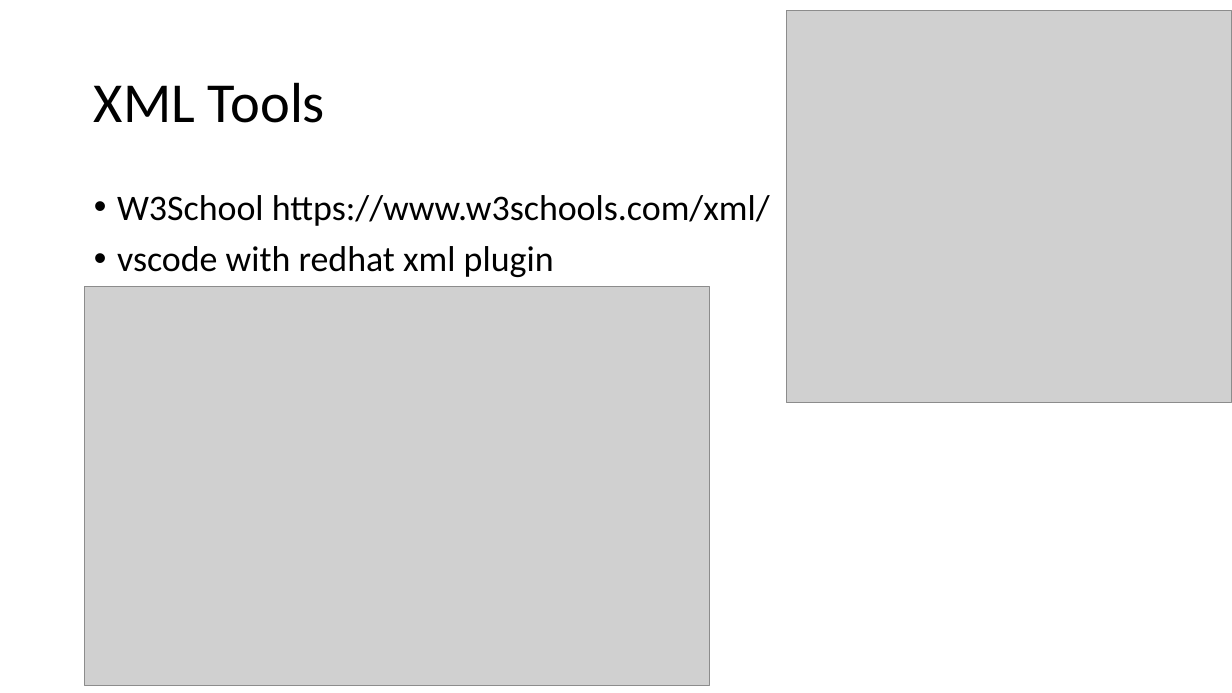
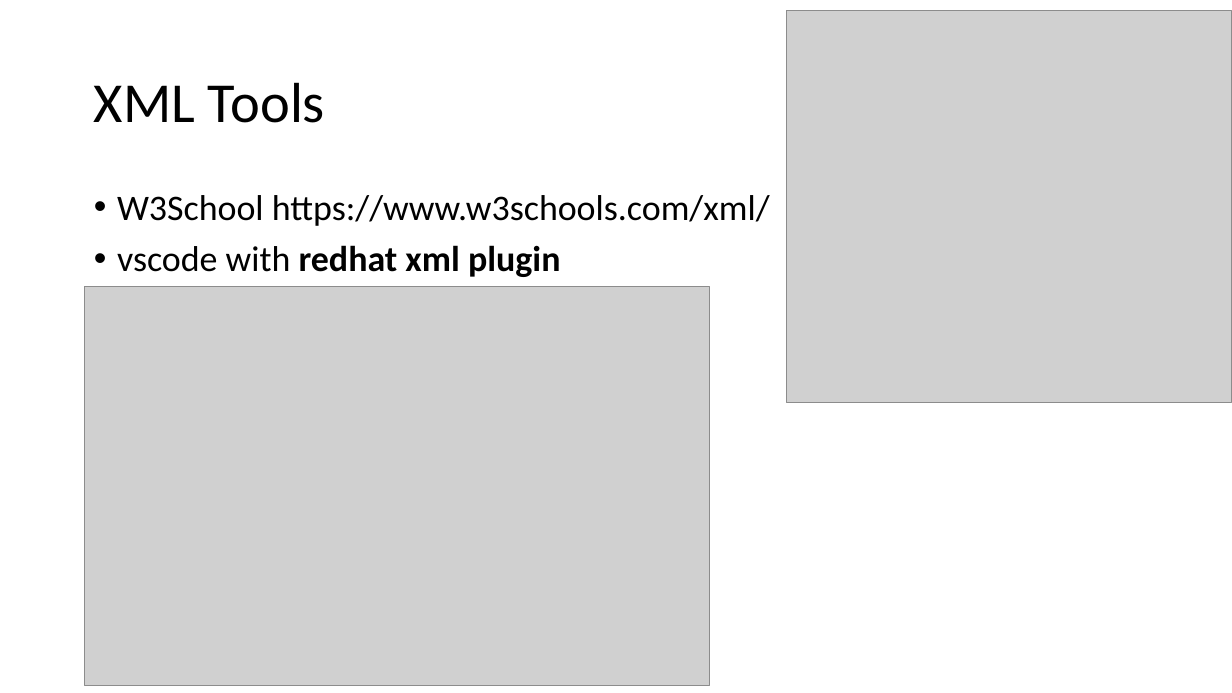
Before and after one commit to motazsaad/Exploratory-Analysis-of-Big-Data, a slide deck: slide 15 of PPT slides/02 EDABDC - Data Models - part 1.pptx. Drawn at 1232x693 pixels with LibreOffice and Linux fonts; fonts in the diff are those of the drawing; grey boxes stand for pictures. Boxes give left, top, right and bottom in pixels: in the first picture for what was removed or moved away, otherwise in the second. Text is boxed around its words. In the diff, an @@ line names an element or a change of style, - is before the commit and + after.

```diff
--- a/PPT slides/02 EDABDC - Data Models - part 1.pptx
+++ b/PPT slides/02 EDABDC - Data Models - part 1.pptx
@@ text at (117, 245, 560, 277): bold on in "redhat xml plugin" @@
```
Also in this commit, not shown: 7 other slides changed, 1 slide added, 1 slide removed.
